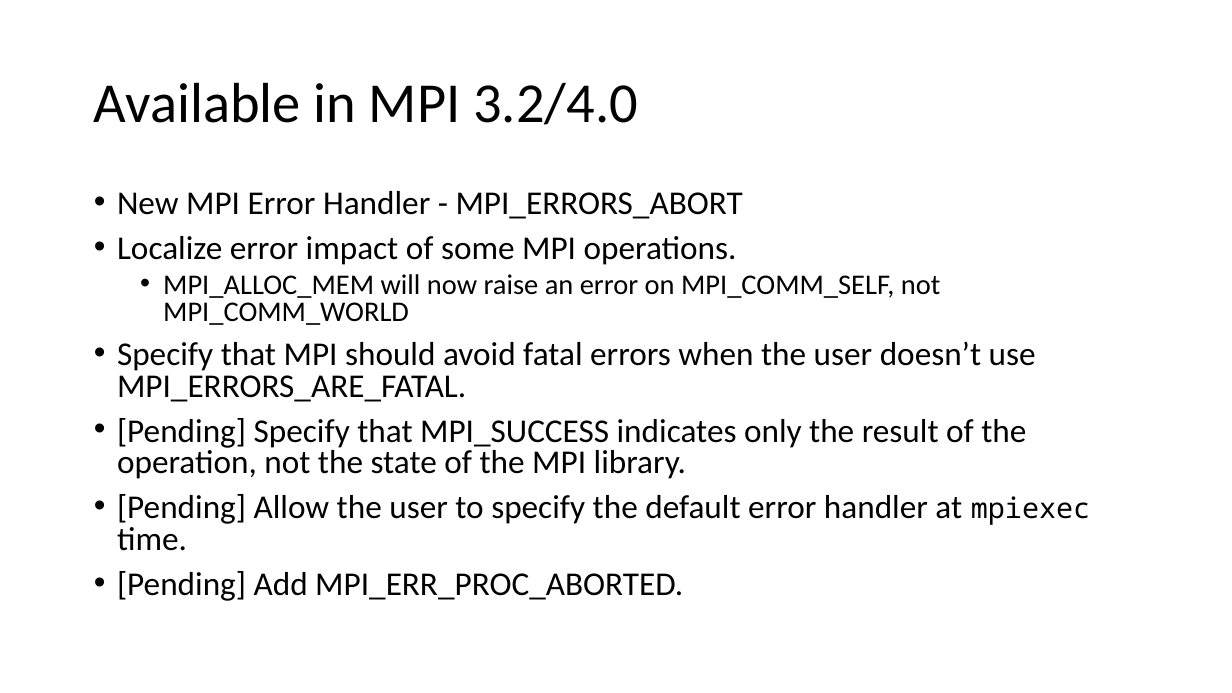
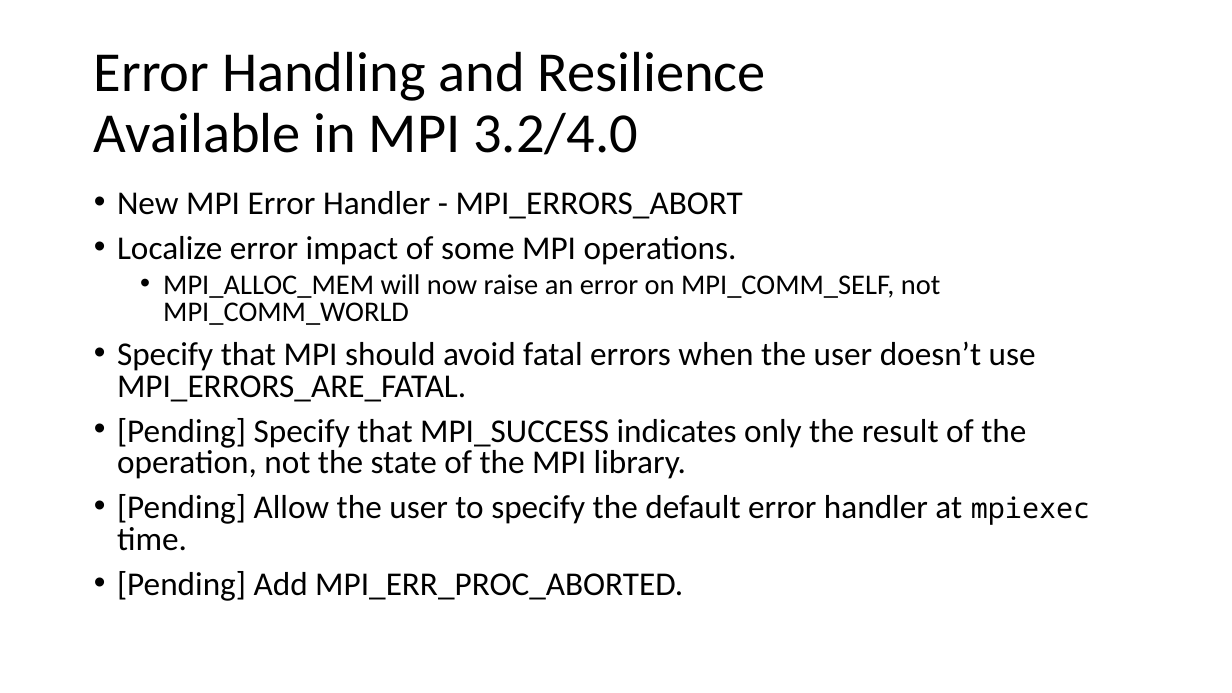
Before and after one commit to mpi-forum/mpi-forum.github.io, a slide deck: slide 3 of slides/2019/05/2019-05-31-FTWG-Update.pptx. Drawn at 1232x693 pixels with LibreOffice and Linux fonts; fonts in the diff are those of the drawing. Boxes give left, top, right and bottom in pixels: in the first picture for what was removed or moved away, otherwise in the second. Text is boxed around its words. In the diff, an @@ line names an element or a change of style, - is before the commit and + after.

```diff
--- a/slides/2019/05/2019-05-31-FTWG-Update.pptx
+++ b/slides/2019/05/2019-05-31-FTWG-Update.pptx
@@ title at box(94, 51, 765, 155): text changed @@
-Available in MPI 3.2/4.0
+Error Handling and Resilience
+Available in MPI 3.2/4.0
```
Also in this commit, not shown: 6 other slides changed.
